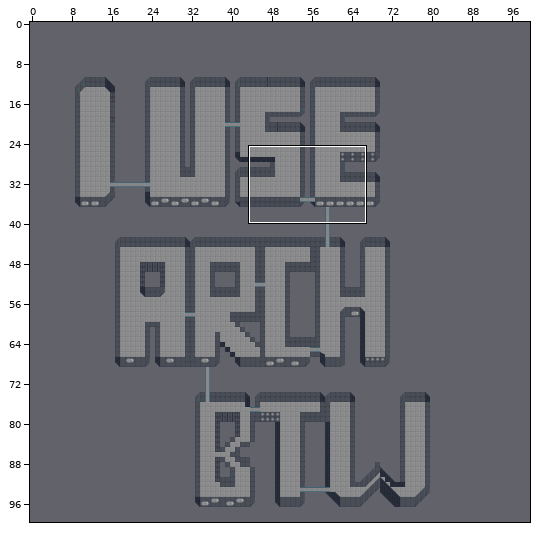
Tiled map -- new-map.tmx. The first picture is a wide view before the edit; the outline marks the close-up.
Close-up. Before the commit:
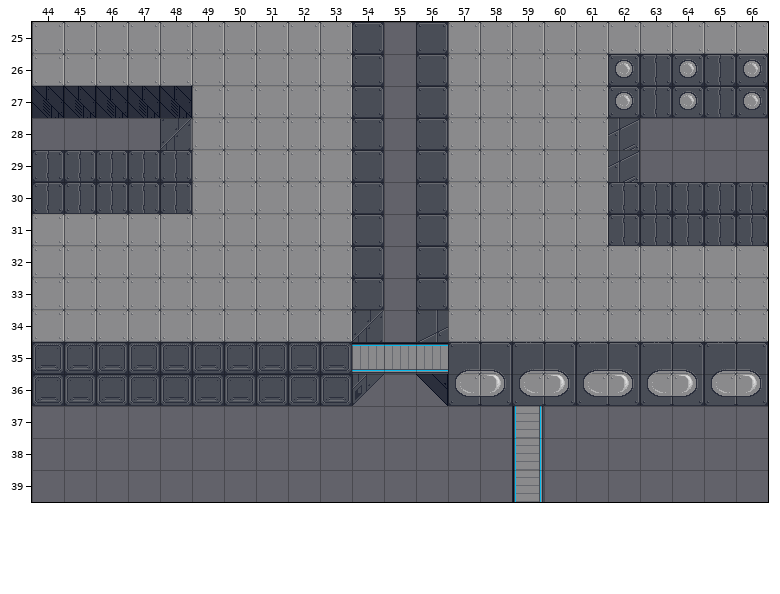
Cells are 32x32 px. Shown: x 44..66, y 25..39. The commit also changed other parts of the map, which this record leaves out. Not drawn, because the pictures are missing: unchanged layer "stars".
Now the later version:
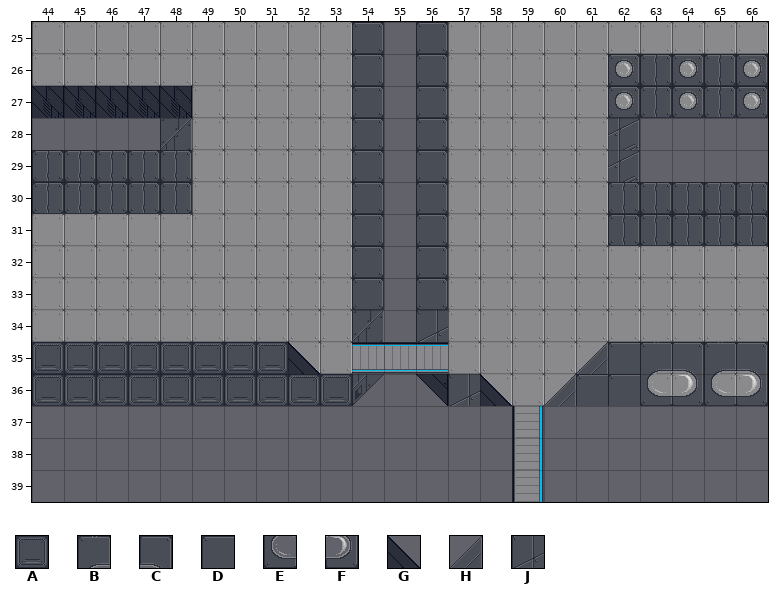
Key: from "rc3-mullana-floor-wall": A 1, B 8, C 9, D 12, E 24, F 25, G 48, H 49, J 68.
_ is an empty cell.
Difference:
Layer "walls":
y 35: x 52..53 AA -> G_; x 57..62 BCBCBC -> ____HD
y 36: x 57..62 EFEFEF -> JG_HDD
Changed places in both close-ups, as pixel boxes (x1, y1, x2, y2):
changed: (288, 342, 352, 374)
changed: (448, 342, 640, 406)
